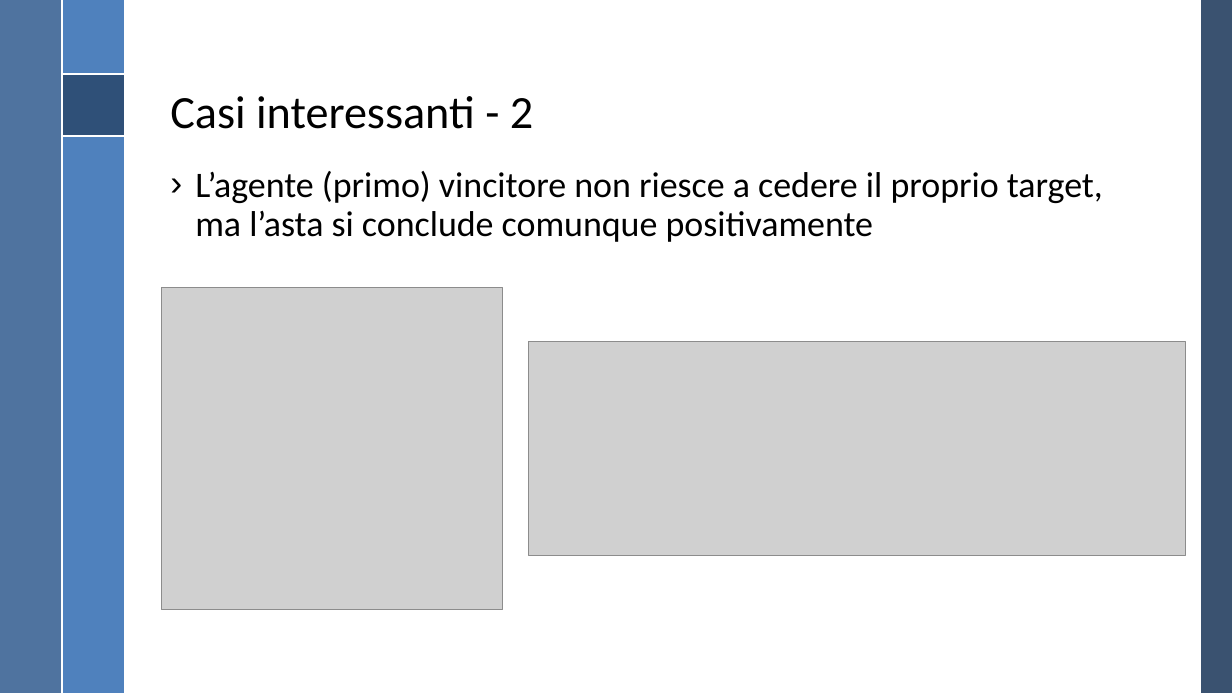
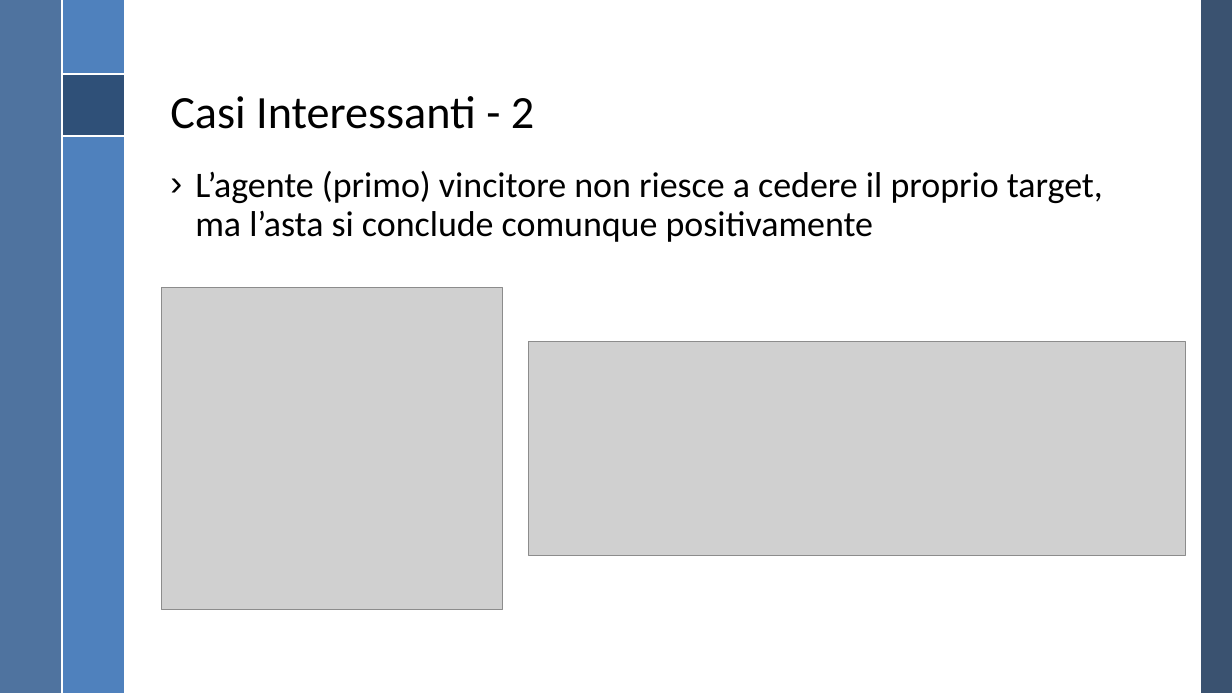
Before and after one commit to RiccardoGrieco/masTracking, a slide deck: slide 11 of Presentazione MAS/Presentazione MAS.pptx. Drawn at 1232x693 pixels with LibreOffice and Linux fonts; fonts in the diff are those of the drawing; grey boxes stand for pictures; background and template pictures are left out. Boxes give left, top, right and bottom in pixels: in the first picture for what was removed or moved away, otherwise in the second. Text is boxed around its words. In the diff, an @@ line names an element or a change of style, - is before the commit and + after.

Commit message:
Changed titles, done some adjustments.

```diff
--- a/Presentazione MAS/Presentazione MAS.pptx
+++ b/Presentazione MAS/Presentazione MAS.pptx
@@ title at (x1=170, y1=96, x2=534, y2=129): text changed @@
-Casi interessanti - 2
+Casi Interessanti - 2
```
Also in this commit, not shown: 10 other slides changed.
